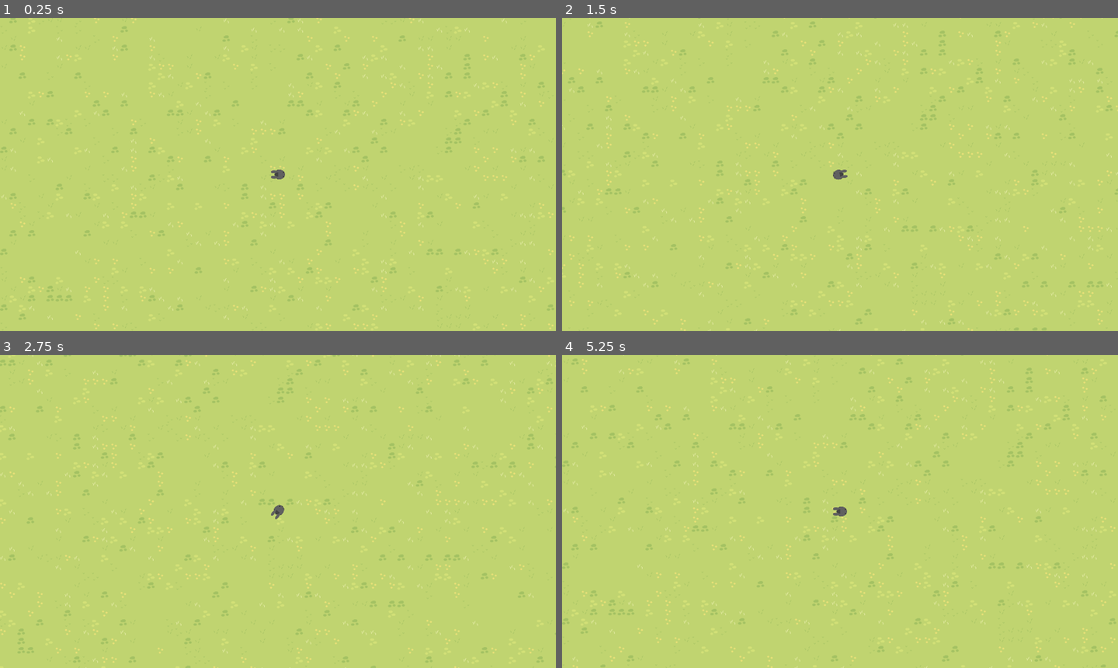
Above: before the commit, frames 1-4 (two rows, left to right).
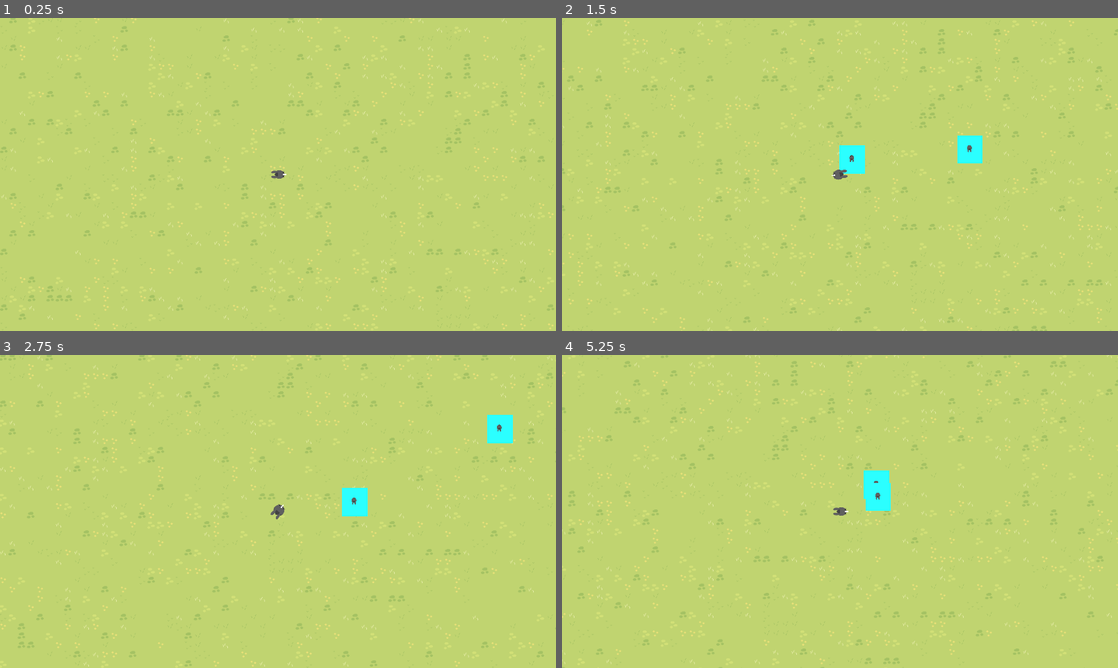
Above: after the commit, the same moments.

Repository: solecity/game-dev-projects
Game: Godot game, scene res://levels/main.tscn
Two runs of this game, one before a commit and one after it. Both use one fixed random seed, a clock stepped at 60 frames per second and the inputs below.
Inputs (mouse positions are in pixels of both pictures, inside the frame that each line leads up to):
- Up to frame 1 (0.25 s): no input
- Up to frame 2 (1.5 s): tap Enter at 0.5 s; move the mouse to (962, 158) at 0.52 s; hold D (right) 0.53-1.28 s; click (962, 158) at 0.6 s; move the mouse to (728, 190) at 1.27 s; hold S (down) from 1.28 s (still down); click (728, 190) at 1.35 s
- Up to frame 3 (2.75 s): move the mouse to (333, 442) at 2.02 s; release S (down) at 2.03 s; hold D (right) from 2.03 s (still down); click (333, 442) at 2.1 s
- Up to frame 4 (5.25 s): move the mouse to (812, 574) at 2.77 s; release D (right) at 2.78 s; hold W (up) 2.78-3.53 s; click (812, 574) at 2.85 s; move the mouse to (1006, 558) at 3.52 s; hold A (left) 3.53-5.03 s; click (1006, 558) at 3.6 s; move the mouse to (673, 464) at 4.27 s; click (673, 464) at 4.35 s; move the mouse to (867, 511) at 5.02 s; hold S (down) from 5.03 s (still down); click (867, 511) at 5.1 s

The runs differ from the first frame. In frame 1, less than 0.1% of the frame differs, in the area x 48-52%, y 48-52%; in frame 2, 3.8%; in frame 3, 4.5%; in frame 4, 4.7%, in the area x 0-100%, y 0-100%.

Commit message:
add basic bullet

Diff:
--- a/shooter/characters/player.gd
+++ b/shooter/characters/player.gd
@@ -1,15 +1,26 @@
 extends CharacterBody2D
 
+const Bullet = preload("res://weapons/bullet.tscn")
+#
 @onready var sprite = $Sprite2D
+@onready var marker = $Marker2D
+#
+@export var speed : float = 200.0
+@export var health : float = 100.0
 
-@export var speed : float = 200.0
+var has_shield : bool = false
+var is_shooting : bool = false
 
-
-func _ready():
-	sprite.rotation_degrees = 90
+signal bullet_shot(Bullet, position)
 
 
 func _physics_process(_delta):
+	get_input()
+
+	move_and_slide()
+
+
+func get_input():
 	var direction : Vector2 = Vector2.ZERO
 	direction.x = Input.get_action_strength("right") - Input.get_action_strength("left")
 	direction.y = Input.get_action_strength("down") - Input.get_action_strength("up")
@@ -17,4 +28,17 @@
 	velocity = direction * speed
 
 	look_at(get_global_mouse_position())
-	move_and_slide()
+
+	if Input.is_action_just_pressed("click"):
+		shoot()
+
+
+func shoot():
+	bullet_shot.emit(Bullet, marker.global_position)
+
+
+func take_damage(amount : float):
+	if (has_shield):
+		amount /= 2;
+
+	health = max(health - amount, 0)
--- a/shooter/characters/player.tscn
+++ b/shooter/characters/player.tscn
@@ -7,13 +7,68 @@
 radius = 16.0
 height = 50.0
 
+[sub_resource type="Animation" id="Animation_k76s4"]
+resource_name = "idle"
+length = 0.55
+loop_mode = 1
+step = 0.05
+tracks/0/type = "value"
+tracks/0/imported = false
+tracks/0/enabled = true
+tracks/0/path = NodePath("Sprite2D:frame")
+tracks/0/interp = 2
+tracks/0/loop_wrap = true
+tracks/0/keys = {
+"times": PackedFloat32Array(0, 0.15, 0.3, 0.45),
+"transitions": PackedFloat32Array(1, 1, 1, 1),
+"update": 1,
+"values": [0, 1, 0, 2]
+}
+
+[sub_resource type="AnimationLibrary" id="AnimationLibrary_sfrsd"]
+_data = {
+"idle": SubResource("Animation_k76s4")
+}
+
+[sub_resource type="AnimationNodeAnimation" id="AnimationNodeAnimation_ubpa1"]
+animation = &"idle"
+
+[sub_resource type="AnimationNodeStateMachineTransition" id="AnimationNodeStateMachineTransition_kwb1b"]
+advance_mode = 2
+
+[sub_resource type="AnimationNodeStateMachine" id="AnimationNodeStateMachine_ph48w"]
+states/idle/node = SubResource("AnimationNodeAnimation_ubpa1")
+states/idle/position = Vector2(324, 100)
+transitions = ["Start", "idle", SubResource("AnimationNodeStateMachineTransition_kwb1b")]
+
 [node name="Player" type="CharacterBody2D"]
 up_direction = Vector2(2.08165e-12, 1)
 script = ExtResource("1_ag0qe")
 
 [node name="Sprite2D" type="Sprite2D" parent="."]
+rotation = 1.5708
 texture = ExtResource("2_unb1m")
 hframes = 3
 
 [node name="CollisionShape2D" type="CollisionShape2D" parent="."]
+rotation = 1.5708
 shape = SubResource("CapsuleShape2D_jw0rb")
+
+[node name="AnimationPlayer" type="AnimationPlayer" parent="."]
+libraries = {
+"": SubResource("AnimationLibrary_sfrsd")
+}
+
+[node name="AnimationTree" type="AnimationTree" parent="."]
+tree_root = SubResource("AnimationNodeStateMachine_ph48w")
+anim_player = NodePath("../AnimationPlayer")
+active = true
+
+[node name="Marker2D" type="Marker2D" parent="."]
+position = Vector2(30, 0)
+gizmo_extents = 20.0
+
+[node name="ColorRect" type="ColorRect" parent="Marker2D"]
+offset_left = -14.0
+offset_top = -2.0
+offset_bottom = 2.0
--- /dev/null
+++ b/shooter/levels/main.gd
@@ -0,0 +1,17 @@
+extends Node2D
+
+@onready var bullets_container = $BulletsContainer
+
+
+func _ready():
+	pass # Replace with function body.
+
+
+func _process(delta):
+	pass
+
+
+func _on_player_bullet_shot(Bullet, position):
+	var bullet = Bullet.instantiate()
+	bullet.global_position = position
+	bullets_container.add_child(bullet)
--- a/shooter/levels/main.tscn
+++ b/shooter/levels/main.tscn
@@ -1,5 +1,6 @@
-[gd_scene load_steps=5 format=3 uid="uid://wt6702ejegd5"]
+[gd_scene load_steps=6 format=3 uid="uid://wt6702ejegd5"]
 
+[ext_resource type="Script" path="res://levels/main.gd" id="1_a08hr"]
 [ext_resource type="PackedScene" uid="uid://dxv6cpd2dnvt5" path="res://characters/player.tscn" id="1_aoihj"]
 [ext_resource type="Texture2D" uid="uid://5ldhgknphu6o" path="res://assets/grass.png" id="1_krj6o"]
 
@@ -82,6 +83,7 @@
 
 [node name="Main" type="Node2D"]
 y_sort_enabled = true
+script = ExtResource("1_a08hr")
 
 [node name="TileMap" type="TileMap" parent="."]
 tile_set = SubResource("TileSet_u3exd")
@@ -95,6 +97,11 @@
 [node name="RemoteTransform2D" type="RemoteTransform2D" parent="Player"]
 remote_path = NodePath("../../Camera2D")
 
+[node name="BulletsContainer" type="Node2D" parent="."]
+
 [node name="Camera2D" type="Camera2D" parent="."]
 position = Vector2(497, 354)
 scale = Vector2(0.5, 0.5)
+metadata/_edit_lock_ = true
+
+[connection signal="bullet_shot" from="Player" to="." method="_on_player_bullet_shot"]
--- a/shooter/project.godot
+++ b/shooter/project.godot
@@ -28,6 +28,10 @@
 
 project/assembly_name="shooter"
 
+[editor_plugins]
+
+enabled=PackedStringArray("res://addons/gut/plugin.cfg")
+
 [input]
 
 left={
@@ -50,6 +54,11 @@
 "events": [Object(InputEventKey,"resource_local_to_scene":false,"resource_name":"","device":-1,"window_id":0,"alt_pressed":false,"shift_pressed":false,"ctrl_pressed":false,"meta_pressed":false,"pressed":false,"keycode":0,"physical_keycode":87,"key_label":0,"unicode":119,"echo":false,"script":null)
 ]
 }
+click={
+"deadzone": 0.5,
+"events": [Object(InputEventMouseButton,"resource_local_to_scene":false,"resource_name":"","device":-1,"window_id":0,"alt_pressed":false,"shift_pressed":false,"ctrl_pressed":false,"meta_pressed":false,"button_mask":0,"position":Vector2(0, 0),"global_position":Vector2(0, 0),"factor":1.0,"button_index":1,"canceled":false,"pressed":false,"double_click":false,"script":null)
+]
+}
 
 [rendering]
 
--- /dev/null
+++ b/shooter/weapons/bullet.gd
@@ -0,0 +1,21 @@
+extends StaticBody2D
+class_name Bullet
+
+signal hit_something
+
+@export var speed : float = 400.0
+
+
+func _physics_process(delta):
+	global_position += transform.x * speed * delta
+
+
+#func _on_bullet_body_entered(target):
+#	if target.is_in_group("mobs"):
+#		target.queue_free()
+#
+#	queue_free()
+
+
+func _on_visible_on_screen_notifier_2d_screen_exited():
+	queue_free()
--- /dev/null
+++ b/shooter/weapons/bullet.tscn
@@ -0,0 +1,29 @@
+[gd_scene load_steps=4 format=3 uid="uid://dhpy45ghccso"]
+
+[ext_resource type="Script" path="res://weapons/bullet.gd" id="1_64o1j"]
+[ext_resource type="Texture2D" uid="uid://37gdh4e167dt" path="res://assets/player.png" id="2_838j4"]
+
+[sub_resource type="RectangleShape2D" id="RectangleShape2D_eppcc"]
+size = Vector2(12, 12)
+
+[node name="Bullet" type="StaticBody2D"]
+script = ExtResource("1_64o1j")
+
+[node name="ColorRect" type="ColorRect" parent="."]
+offset_left = -21.0
+offset_top = -23.0
+offset_right = 23.0
+offset_bottom = 26.0
+color = Color(0.168627, 1, 1, 1)
+
+[node name="Sprite2D" type="Sprite2D" parent="."]
+scale = Vector2(0.24, 0.24)
+texture = ExtResource("2_838j4")
+hframes = 3
+
+[node name="CollisionShape2D" type="CollisionShape2D" parent="."]
+shape = SubResource("RectangleShape2D_eppcc")
+
+[node name="VisibleOnScreenNotifier2D" type="VisibleOnScreenNotifier2D" parent="."]
+
+[connection signal="screen_exited" from="VisibleOnScreenNotifier2D" to="." method="_on_visible_on_screen_notifier_2d_screen_exited"]
Not shown: 1 places in shooter/characters/player.tscn that only renumber resources
